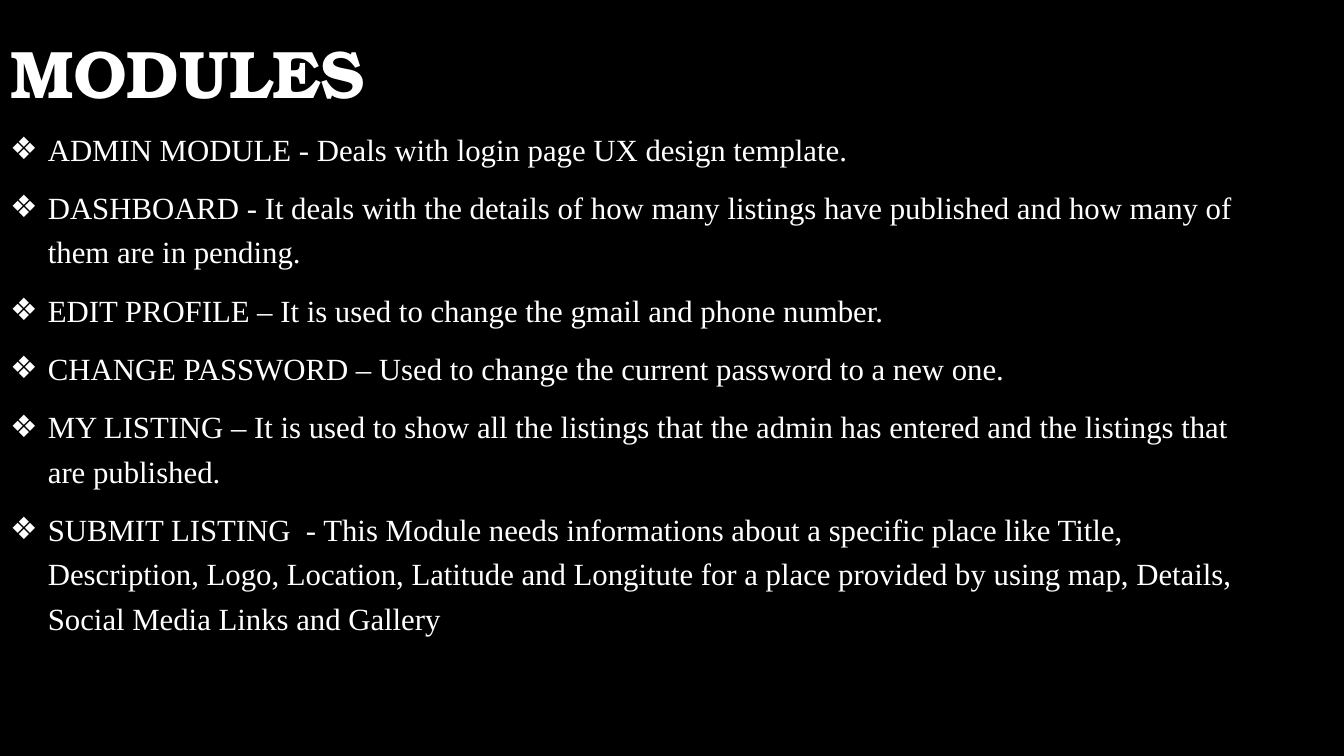
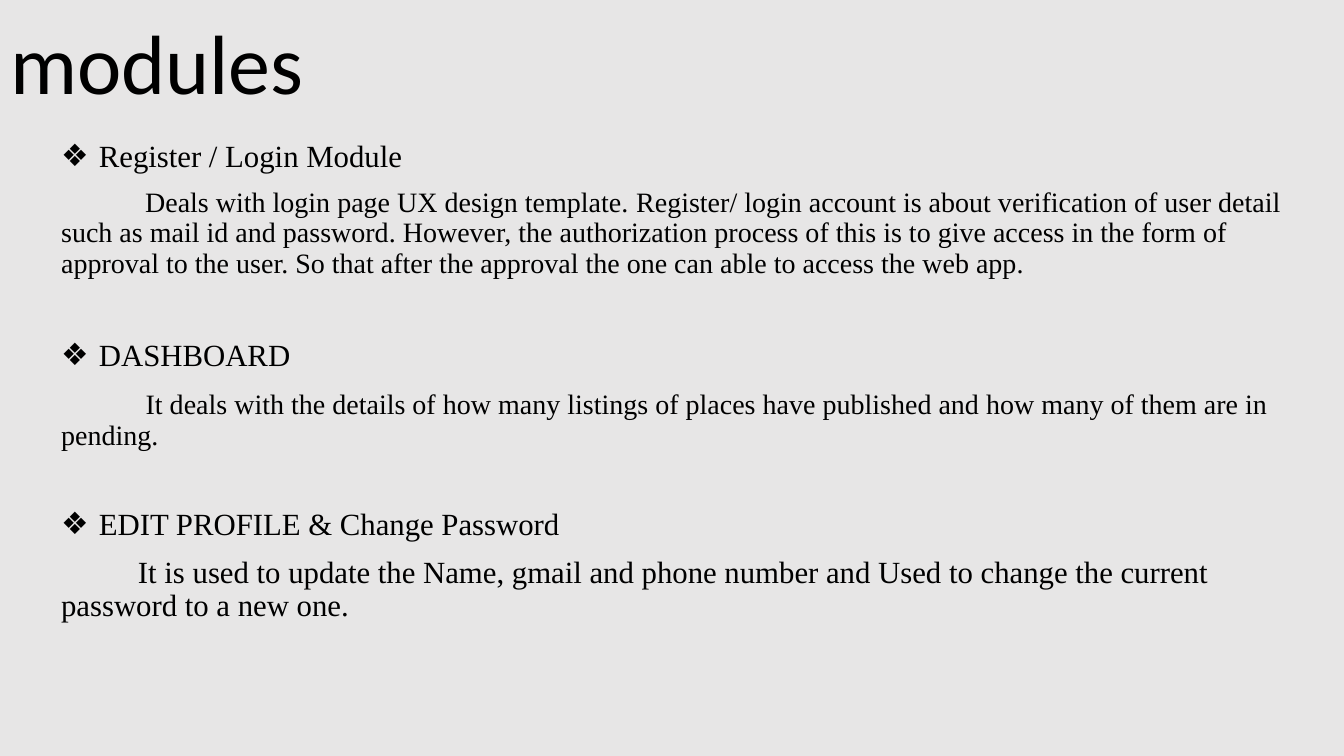
Before and after one commit to BALAJIJ-J/Review1-Documents, a slide deck: slide 7 of 20Y005-Review 1.pptx. Drawn at 1344x756 pixels with LibreOffice and Linux fonts; fonts in the diff are those of the drawing; background and template pictures are left out. Boxes give left, top, right and bottom in pixels: in the first picture for what was removed or moved away, otherwise in the second. Text is boxed around its words. In the diff, an @@ line names an element or a change of style, - is before the commit and + after.

```diff
--- a/20Y005-Review 1.pptx
+++ b/20Y005-Review 1.pptx
@@ background picture (left out) to #E7E6E6 @@
@@ title at (10, 35, 303, 95): text changed; size 48 to 60 pt; font TeX Gyre Bonum to Calibri; text colour #FFFFFF to #000000; bold off @@
-MODULES
+modules
@@ subtitle at (61, 145, 1280, 622): text changed; size 22 to 20 pt; text colour #FFFFFF to #000000 @@
-❖ ADMIN MODULE - Deals with login page UX design template.
-❖ DASHBOARD - It deals with the details of how many listings have published and how many of them are in pending.
-❖ EDIT PROFILE – It is used to change the gmail and phone number.
-❖ CHANGE PASSWORD – Used to change the current password to a new one.
-❖ MY LISTING – It is used to show all the listings that the admin has entered and the listings that are published.
-❖ SUBMIT LISTING - This Module needs informations about a specific place like Title, Description, Logo, Location, Latitude and Longitute for a place provided by using map, Details, Social Media Links and Gallery
+❖ Register / Login Module
+Deals with login page UX design template. Register/ login account is about verification of user detail such as mail id and password. However, the authorization process of this is to give access in the form of approval to the user. So that after the approval the one can able to access the web app.
+❖ DASHBOARD
+It deals with the details of how many listings of places have published and how many of them are in pending.
+❖ EDIT PROFILE & Change Password
+It is used to update the Name, gmail and phone number and Used to change the current password to a new one.
```
Also in this commit, not shown: 14 other slides changed, 4 slides added, 1 slide removed, 3 other files.
